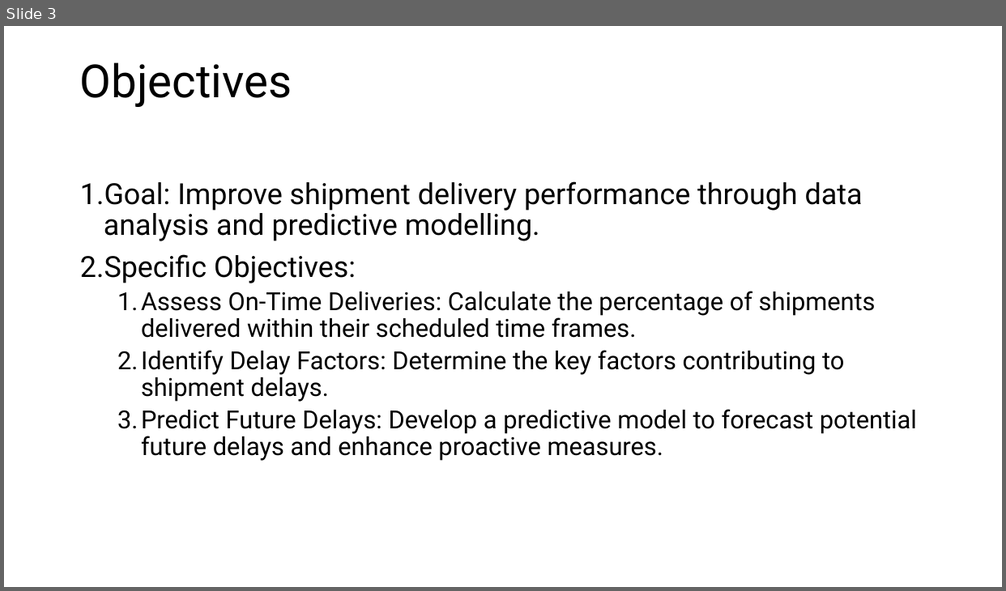
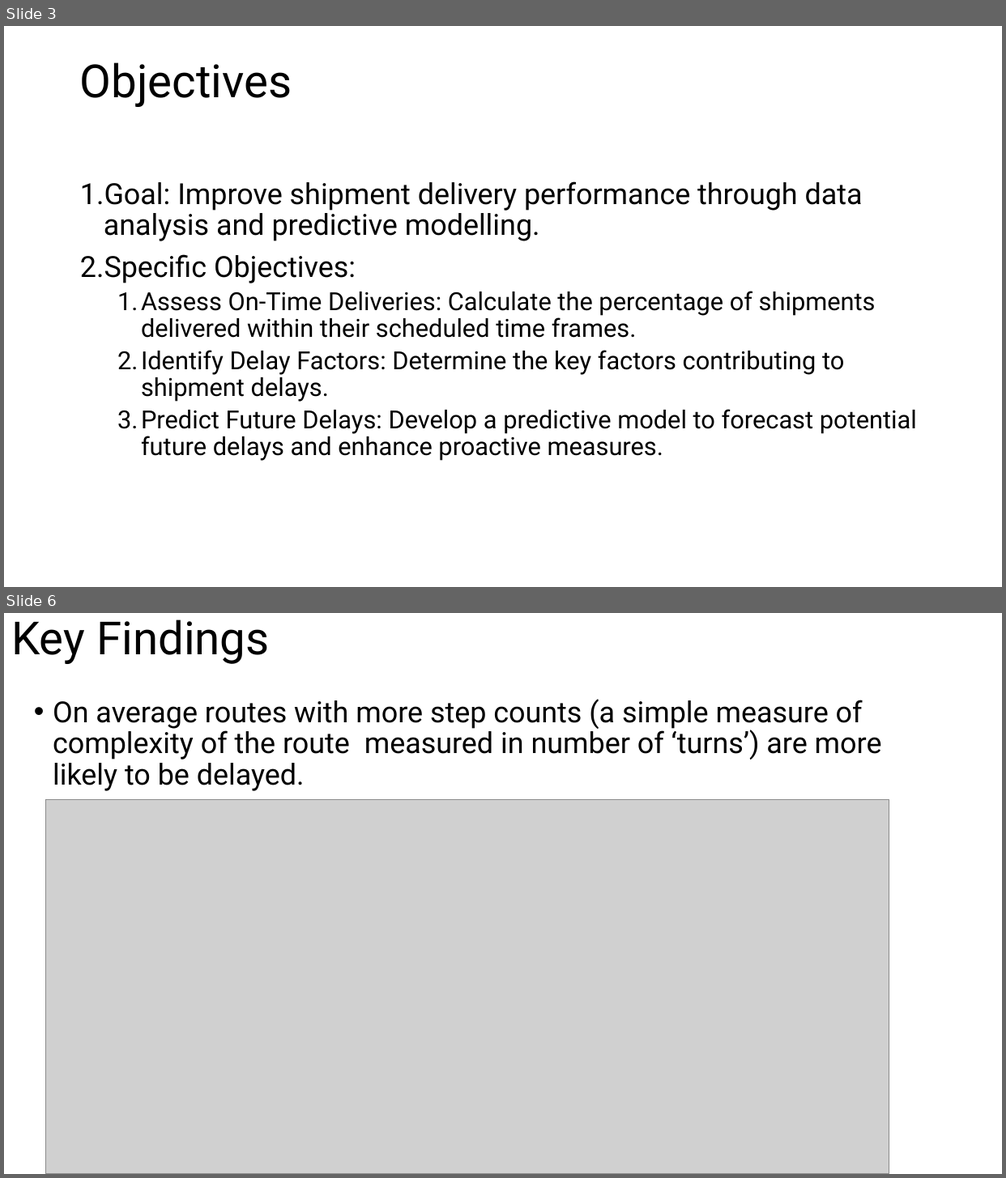
Before and after one commit to dansileshi/Shipment-Delay-Analysis, a slide deck: Shipment Delay Analysis Overview.pptx. Shown one above the other, each under a label of ours: slide 3 before the commit, slides 3 and 6 after it; the slides between them are not shown. The pictures are 1006x591 and 1006x1178 pixels, drawn with LibreOffice and Linux fonts; fonts in the diff are those of the drawing; grey boxes stand for pictures. Boxes give left, top, right and bottom in pixels: in the first picture for what was removed or moved away, otherwise in the second. Text is boxed around its words. In the diff, an @@ line names an element or a change of style, - is before the commit and + after.

```diff
--- a/Shipment Delay Analysis Overview.pptx
+++ b/Shipment Delay Analysis Overview.pptx
@@ slide 6 added at (4, 613, 1002, 1174), background #FFFFFF @@
@@ title added at (11, 619, 270, 664), 44 pt, text #000000 @@
+Key Findings
@@ text added at (53, 699, 882, 791), 28 pt, text #000000 @@
+• On average routes with more step counts (a simple measure of complexity of the route measured in number of ‘turns’) are more likely to be delayed.
@@ picture added at (46, 800, 889, 1174) @@
```
Also in this commit, not shown: 7 slides changed, 1 other slide added, 8 slides removed, 9 other files.
